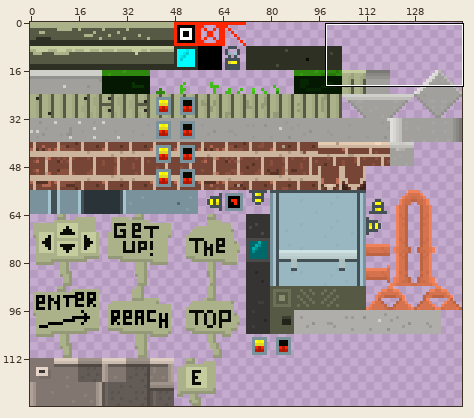
Sprite sheet: assets/images/reach_sprite.png. Above, an overview of the earlier version with the close-up marked.
Close-up. Before:
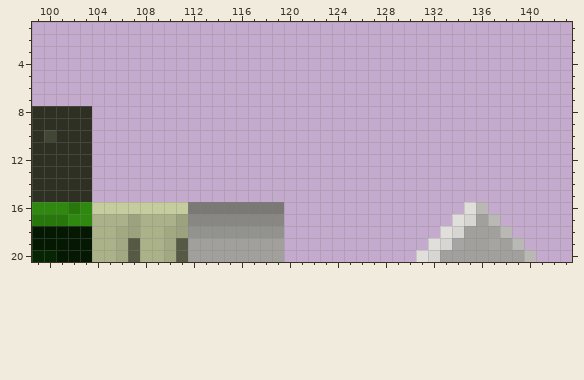
The file is 144x128 pixels. Colours within 5 levels of each other are drawn and written as one. Shown: x 99..143, y 1..20. The commit also changed other parts of the picture, which this record leaves out.
New version:
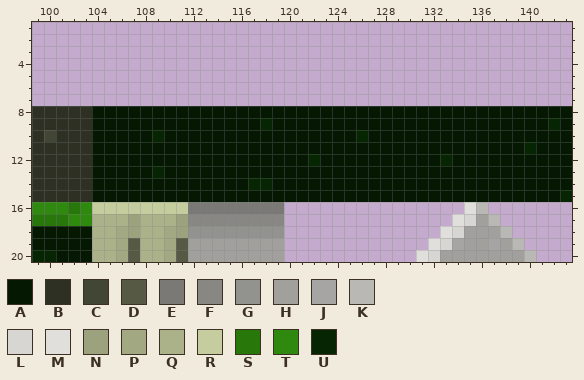
Palette (. is transparent): A #041802  B #2d3023  C #424634  D #565944  E #7b7976  F #888784  G #92928e  H #a1a09d  J #a6a5a3  K #b9b8b5  L #d7d6d3  M #e1dfdc  N #9ca27d  P #a2a882  Q #abb28a  R #c5cc9e  S #27770a  T #2f890e  U #062503
From old to new:
y 8: x 104..143 ........................................ -> AAAAAAAAAAAAAAAAAAAAAAAAAAAAAAAAAAAAAAAA
y 9: x 104..143 ........................................ -> AAAAAAAAAAAAAAUAAAAAAAAAAAAAAAAAAAAAAAUA
y 10: x 104..143 ........................................ -> AAAAAUAAAAAAAAAAAAAAAAUAAAAAAAAAAAAAAAAA
y 11: x 104..143 ........................................ -> AAAAAAAAAAAAAAAAAAAAAAAAAAAAAAAAAAAAUAAA
y 12: x 104..143 ........................................ -> AAAAAAAAAAAAAAAAAAUAAAAAAAAAAUAAAAAAAAAA
y 13: x 104..143 ........................................ -> AAAAAUAAAAAAAAAAAAAAAAAAAAAAAAAAAAAAAAAA
y 14: x 104..143 ........................................ -> AAAAAAAAAAAAAUUAAAAAAAAAAAAAAAAAAAAAAAAA
y 15: x 104..143 ........................................ -> AAAAAAAAAAAAAAAAAAAAAAAAAAAAAAAAAAAAAAAU
Changed places in both close-ups, as pixel boxes (x1, y1, x2, y2):
added: (92, 106, 572, 202)
